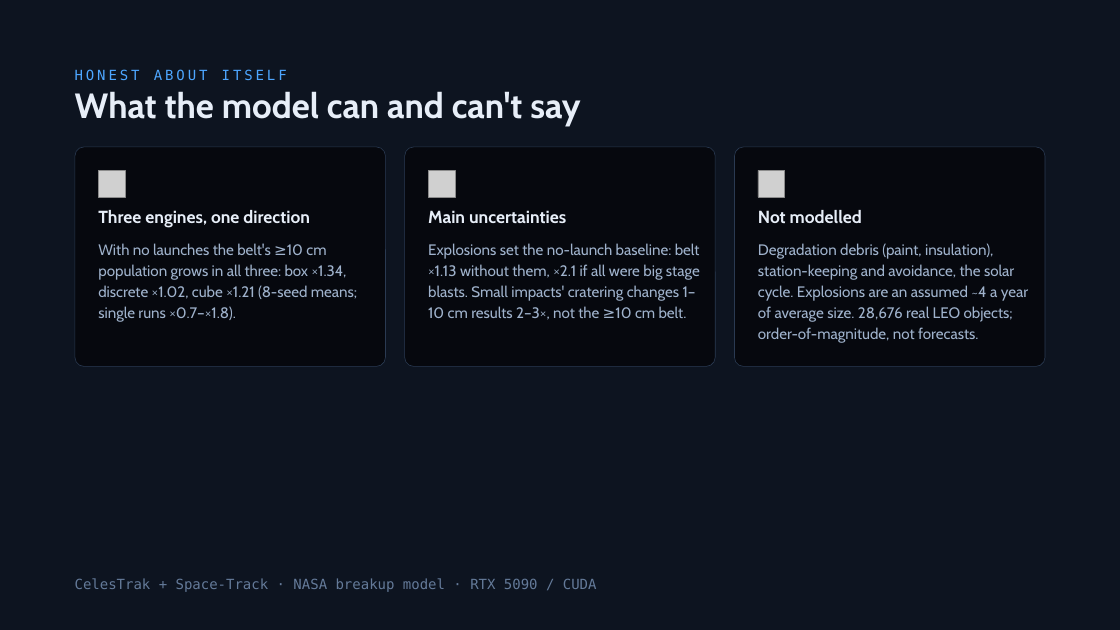
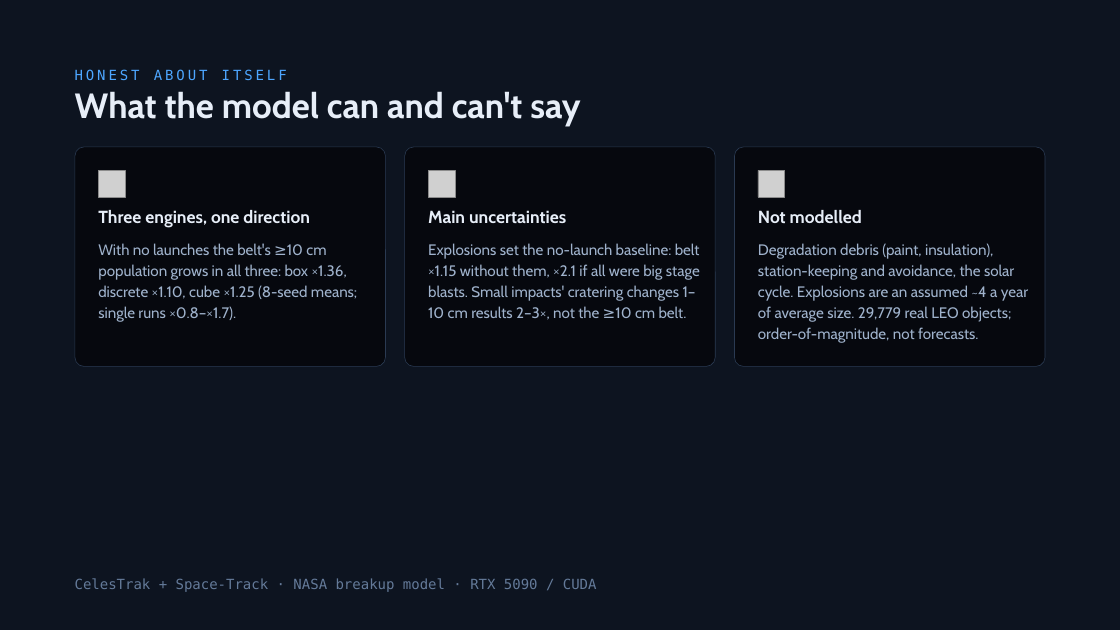
Before and after one commit to TimKadyrov/DebrisCascade, a slide deck: slide 23 of Barrel of Nails — Kessler Study.pptx (slide 22 before the commit). Drawn at 1120x630 pixels with LibreOffice and Linux fonts; fonts in the diff are those of the drawing; grey boxes stand for pictures. Boxes give left, top, right and bottom in pixels: in the first picture for what was removed or moved away, otherwise in the second. Text is boxed around its words. In the diff, an @@ line names an element or a change of style, - is before the commit and + after.

```diff
--- a/Barrel of Nails — Kessler Study.pptx
+++ b/Barrel of Nails — Kessler Study.pptx
@@ text at (98, 243, 357, 322): text changed @@
-With no launches the belt's ≥10 cm population grows in all three: box ×1.34, discrete ×1.02, cube ×1.21 (8-seed means; single runs ×0.7–×1.8).
+With no launches the belt's ≥10 cm population grows in all three: box ×1.36, discrete ×1.10, cube ×1.25 (8-seed means; single runs ×0.8–×1.7).
@@ text at (428, 243, 700, 320): text changed @@
-Explosions set the no-launch baseline: belt ×1.13 without them, ×2.1 if all were big stage blasts. Small impacts' cratering changes 1–10 cm results 2–3×, not the ≥10 cm belt.
+Explosions set the no-launch baseline: belt ×1.15 without them, ×2.1 if all were big stage blasts. Small impacts' cratering changes 1–10 cm results 2–3×, not the ≥10 cm belt.
@@ text at (758, 243, 1028, 343): text changed @@
-Degradation debris (paint, insulation), station-keeping and avoidance, the solar cycle. Explosions are an assumed ~4 a year of average size. 28,676 real LEO objects; order-of-magnitude, not forecasts.
+Degradation debris (paint, insulation), station-keeping and avoidance, the solar cycle. Explosions are an assumed ~4 a year of average size. 29,779 real LEO objects; order-of-magnitude, not forecasts.
```
Also in this commit, not shown: 8 other slides changed, 1 slide added, 9 other files.
